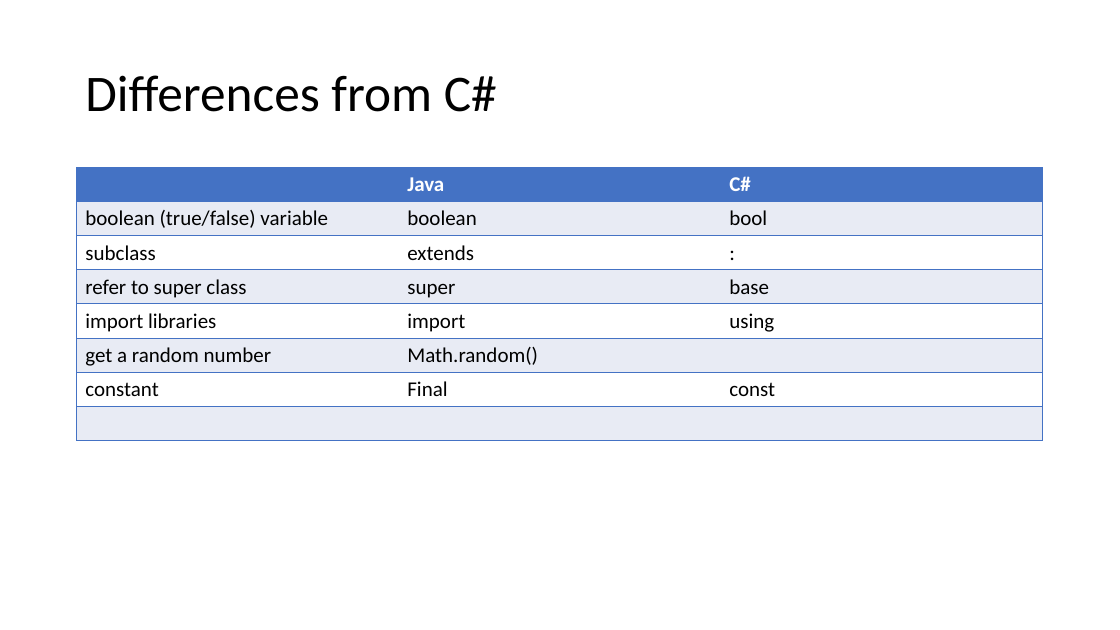
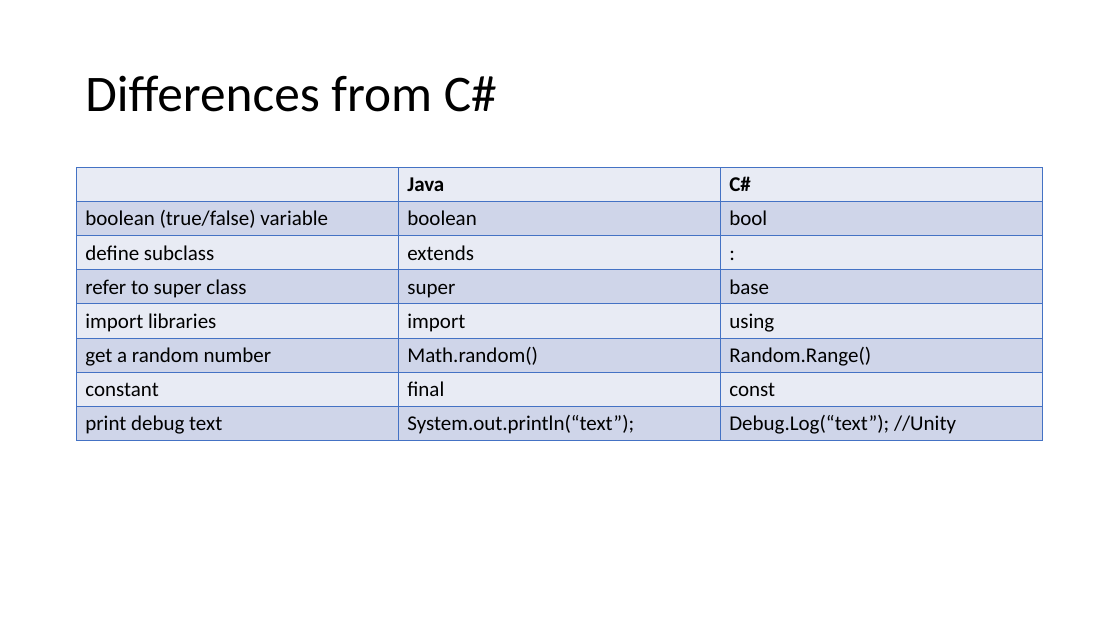
Before and after one commit to gatechgrad/JavaExamples, a slide deck: slide 16 of java_for_gamedev.pptx (slide 14 before the commit). Drawn at 1120x630 pixels with LibreOffice and Linux fonts; fonts in the diff are those of the drawing; background and template pictures are left out. Boxes give left, top, right and bottom in pixels: in the first picture for what was removed or moved away, otherwise in the second. Text is boxed around its words. In the diff, an @@ line names an element or a change of style, - is before the commit and + after.

```diff
--- a/java_for_gamedev.pptx
+++ b/java_for_gamedev.pptx
@@ table at (x1=77, y1=168, x2=1043, y2=440) @@
-row 3, column 1: subclass
+row 3, column 1: define subclass
-row 6, column 3: 
+row 6, column 3: Random.Range()
-row 7, column 2: Final
+row 7, column 2: final
-row 8:  |  | 
+row 8: print debug text | System.out.println(“text”); | Debug.Log(“text”); //Unity
@@ fill #4472C4 to #E9EBF5 in row 1 @@
@@ fill #E9EBF5 to #CFD5EA in 12 cells @@
@@ fill #FFFFFF to #E9EBF5 in 9 cells @@
@@ text colour #FFFFFF to #000000 in "Java", "C#" @@
@@ borders changed @@
```
Also in this commit, not shown: 6 other slides changed, 3 slides added.
